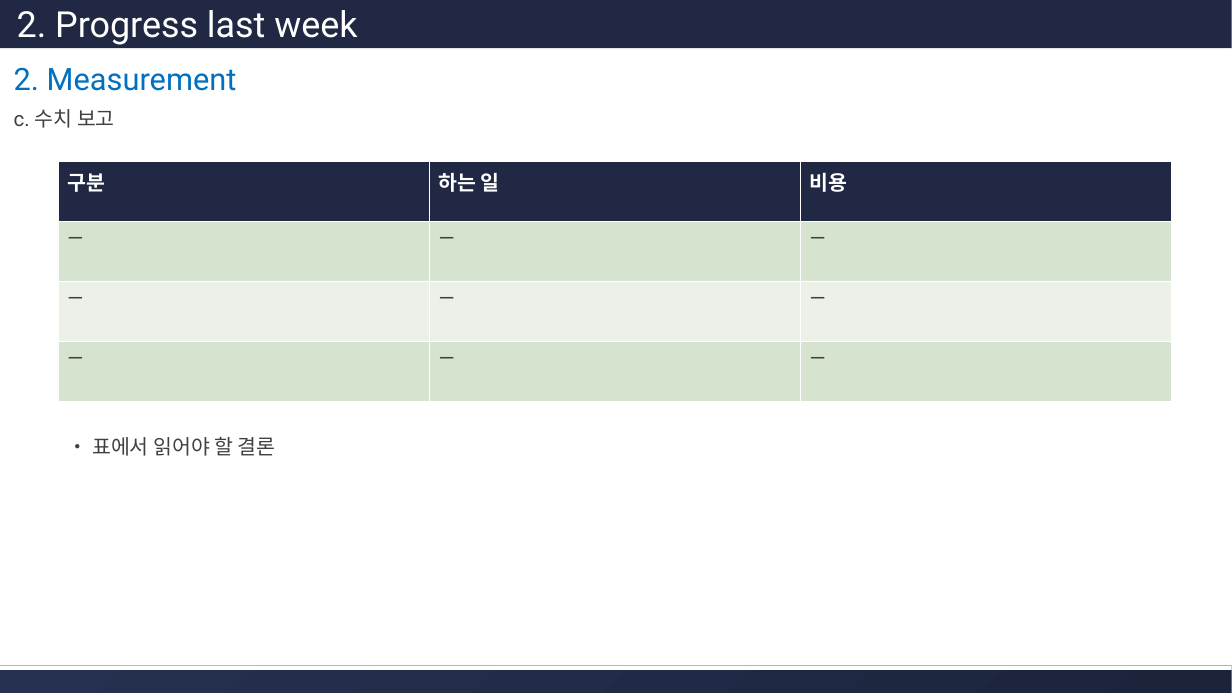
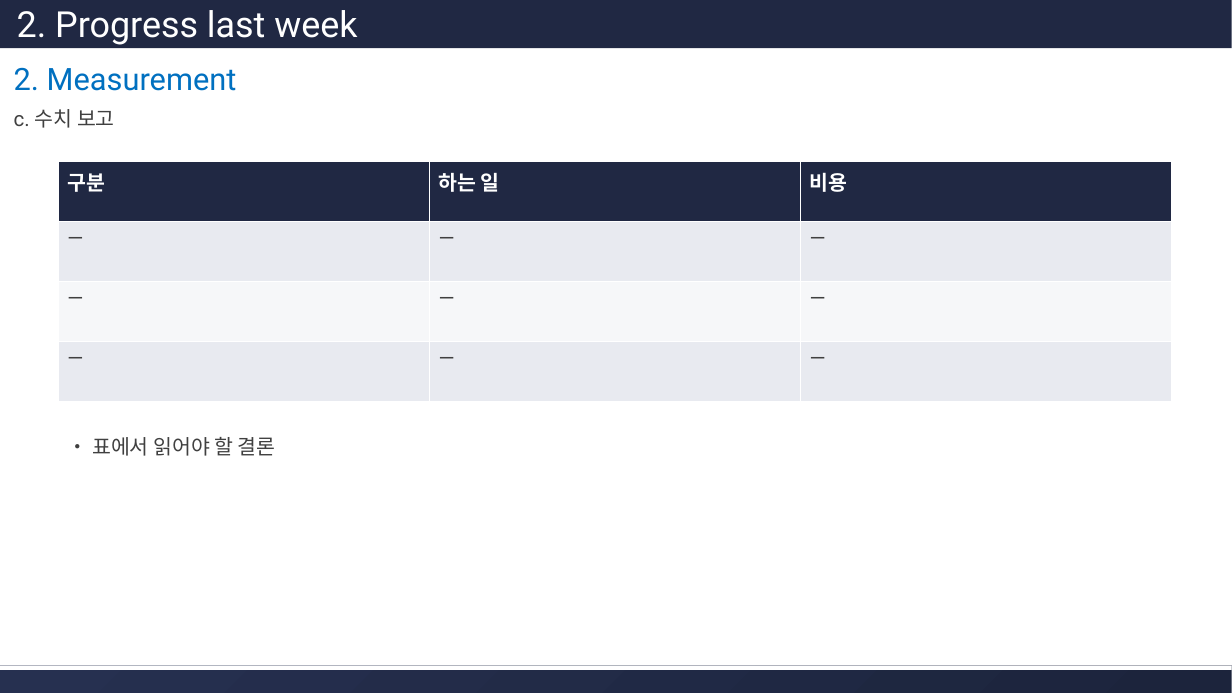
Before and after one commit to hjkim24/RADP, a slide deck: slide 6 of ppt/template/radp-progress-template.pptx. Drawn at 1232x693 pixels with LibreOffice and Linux fonts; fonts in the diff are those of the drawing. Boxes give left, top, right and bottom in pixels: in the first picture for what was removed or moved away, otherwise in the second. Text is boxed around its words. In the diff, an @@ line names an element or a change of style, - is before the commit and + after.

```diff
--- a/ppt/template/radp-progress-template.pptx
+++ b/ppt/template/radp-progress-template.pptx
@@ table at bbox=[58, 162, 1173, 402] @@
@@ fill #D6E4CF to #E8EAF0 in 6 cells @@
@@ fill #ECF2E9 to #F6F7F9 in row 3 @@
@@ borders changed @@
```
Also in this commit, not shown: 2 other slides changed, 1 other file.
